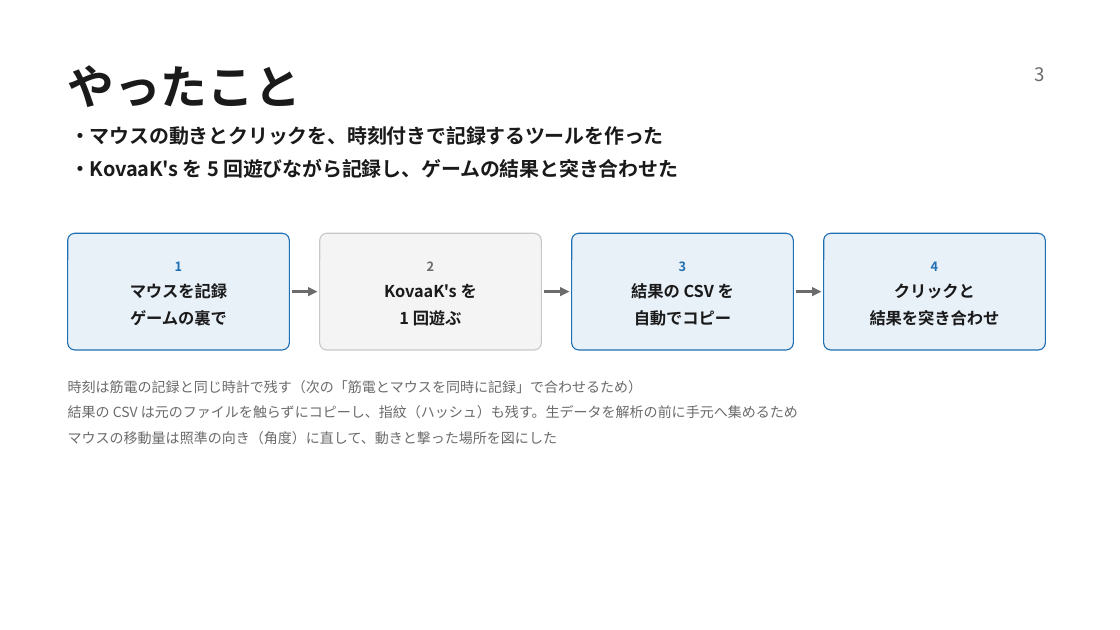
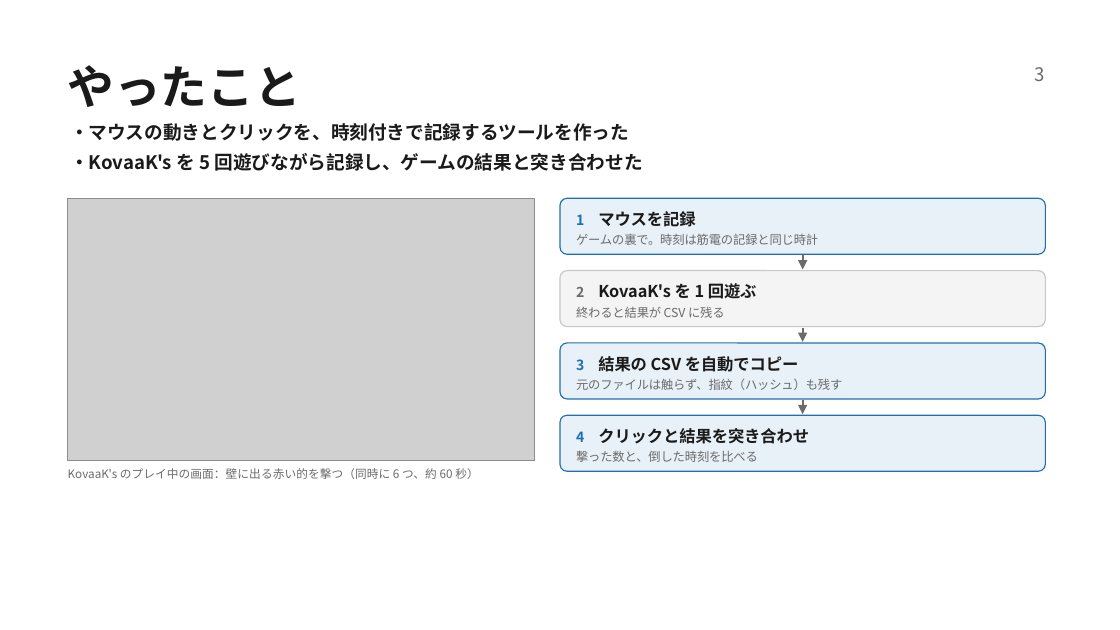
Before and after one commit to t-kume-dev/research2026, a slide deck: slide 4 of docs/progress/slides/2026-11-19.pptx. Drawn at 1120x630 pixels with LibreOffice and Linux fonts; fonts in the diff are those of the drawing; grey boxes stand for pictures. Boxes give left, top, right and bottom in pixels: in the first picture for what was removed or moved away, otherwise in the second. Text is boxed around its words. In the diff, an @@ line names an element or a change of style, - is before the commit and + after.

```diff
--- a/docs/progress/slides/2026-11-19.pptx
+++ b/docs/progress/slides/2026-11-19.pptx
@@ text "・マウスの動きとクリックを、時刻付きで記録するツールを作った" at bbox=[70, 123, 643, 171]: size 12.8 to 12 pt @@
@@ picture added at bbox=[67, 198, 534, 460] @@
@@ rounded rectangle "1 マウスを記録" at bbox=[560, 198, 1045, 254]: proportions changed @@
@@ rounded rectangle "1 マウスを記録": place and size @@
-rounded rectangle "1 マウスを記録" at bbox=[67, 233, 289, 349]
+rounded rectangle "1 マウスを記録" at bbox=[560, 198, 1045, 254]
@@ rounded rectangle removed at bbox=[319, 233, 541, 349] @@
-2
-KovaaK's を
-1 回遊ぶ
@@ text in rounded rectangle at bbox=[576, 211, 818, 245]: text changed; size 10.5 to 7.9 pt; text colour #1A1A1A to #6B6B6B; bold off @@
-1
-マウスを記録
-ゲームの裏で
+1 マウスを記録
+ゲームの裏で。時刻は筋電の記録と同じ時計
@@ arrow added from (803, 255) to (803, 270), #6B6B6B 1.12 pt @@
@@ arrow removed from (291, 291) to (317, 291) @@
@@ arrow removed from (543, 291) to (569, 291) @@
@@ rounded rectangle "2 KovaaK's を 1 回遊ぶ": place and size @@
-rounded rectangle "2 KovaaK's を 1 回遊ぶ" at bbox=[571, 233, 793, 349]
+rounded rectangle "2 KovaaK's を 1 回遊ぶ" at bbox=[560, 271, 1045, 327]
@@ rounded rectangle "2 KovaaK's を 1 回遊ぶ" at bbox=[560, 271, 1045, 327]: fill #E8F0F8 to #F4F4F4; outline #1F6FB4 0.75 pt to #C8C8C8 0.75 pt; proportions changed @@
@@ text in rounded rectangle at bbox=[576, 283, 757, 318]: text changed; text colour #1A1A1A to #6B6B6B @@
-3
-結果の CSV を
-自動でコピー
+2 KovaaK's を 1 回遊ぶ
+終わると結果が CSV に残る
@@ arrow moved from (795, 291) - (821, 291) to (803, 328) - (803, 342) @@
@@ arrow (803, 328) - (803, 342): stroke #6B6B6B 1.5 pt to #6B6B6B 1.12 pt @@
@@ rounded rectangle added at bbox=[560, 343, 1045, 399], fill #E8F0F8, outline #1F6FB4 0.75 pt, 7.9 pt, text #6B6B6B @@
+3 結果の CSV を自動でコピー
+元のファイルは触らず、指紋（ハッシュ）も残す
@@ text removed at bbox=[68, 380, 798, 444] @@
-時刻は筋電の記録と同じ時計で残す（次の「筋電とマウスを同時に記録」で合わせるため）
-結果の CSV は元のファイルを触らずにコピーし、指紋（ハッシュ）も残す。生データを解析の前に手元へ集めるため
-マウスの移動量は照準の向き（角度）に直して、動きと撃った場所を図にした
@@ rounded rectangle "4 クリックと結果を突き合わせ": place and size @@
-rounded rectangle "4 クリックと結果を突き合わせ" at bbox=[823, 233, 1045, 349]
+rounded rectangle "4 クリックと結果を突き合わせ" at bbox=[560, 416, 1045, 472]
@@ rounded rectangle "4 クリックと結果を突き合わせ" at bbox=[560, 416, 1045, 472]: proportions changed @@
@@ arrow added from (803, 400) to (803, 414), #6B6B6B 1.12 pt @@
@@ text in rounded rectangle at bbox=[576, 428, 809, 462]: text changed; size 10.5 to 7.9 pt; text colour #1A1A1A to #6B6B6B; bold off @@
-4
-クリックと
-結果を突き合わせ
+4 クリックと結果を突き合わせ
+撃った数と、倒した時刻を比べる
@@ text added at bbox=[68, 468, 478, 479], 7.5 pt, text #6B6B6B @@
+KovaaK's のプレイ中の画面：壁に出る赤い的を撃つ（同時に 6 つ、約 60 秒）
```
Also in this commit, not shown: 1 other slide changed, 3 other files.
